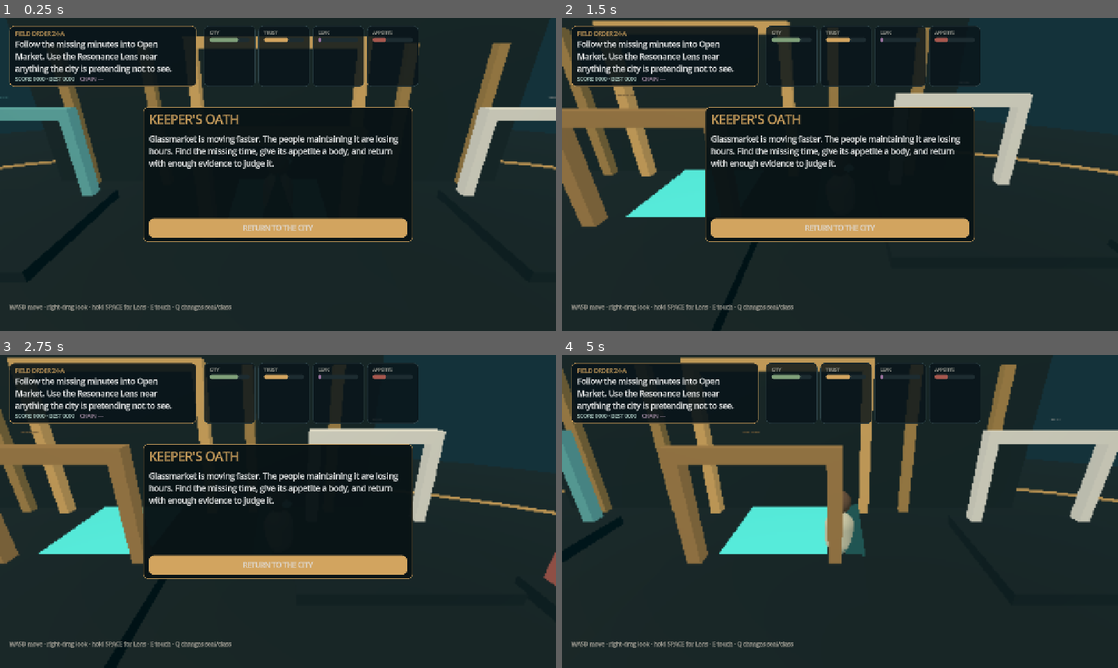
Above: before the commit, frames 1-4 (two rows, left to right).
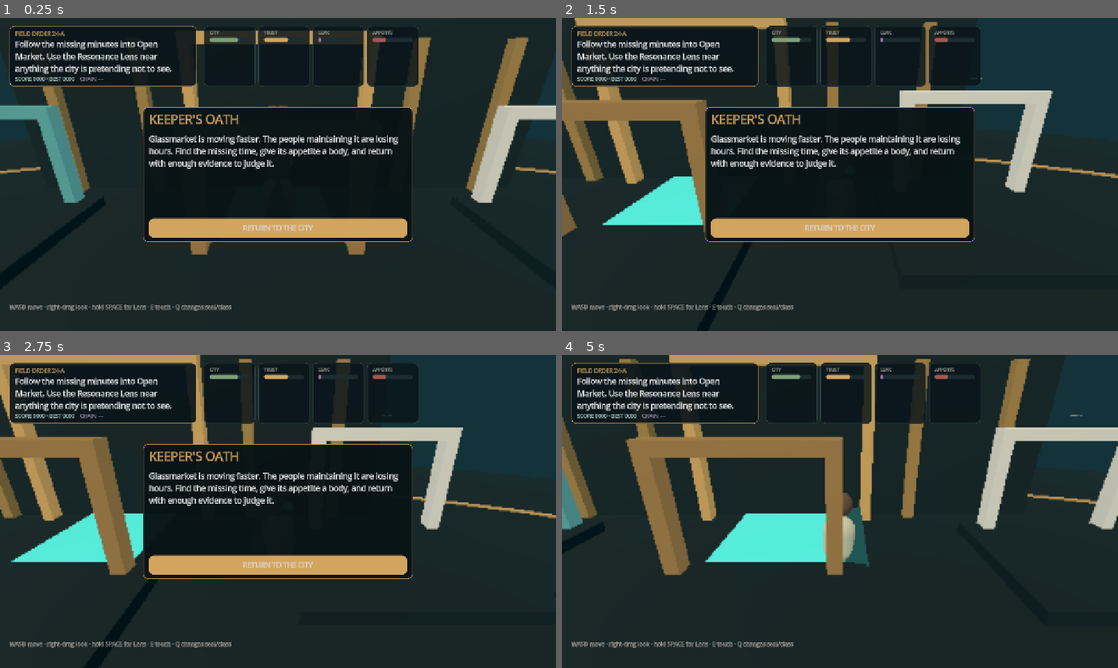
Above: after the commit, the same moments.

Repository: starsaintf/idea-zoo
Game: Godot game, scene res://scenes/main.tscn
Two runs of this game, one before a commit and one after it. Both use one fixed random seed, a clock stepped at 60 frames per second and the inputs below.
Inputs (mouse positions are in pixels of both pictures, inside the frame that each line leads up to):
- Up to frame 1 (0.25 s): no input
- Up to frame 2 (1.5 s): tap Enter at 0.5 s; move the mouse to (962, 158) at 0.52 s; hold D (move_right) 0.53-1.25 s; tap Q (cycle_seal) at 0.6 s; click (962, 158) at 0.67 s; drag from (728, 190) to (812, 237) at 1.27 s
- Up to frame 3 (2.75 s): tap Space (lens) at 2 s; move the mouse to (333, 442) at 2.02 s; hold D (move_right) from 2.03 s (still down); hold Space (lens) from 2.03 s (still down); click (333, 442) at 2.17 s
- Up to frame 4 (5 s): release D (move_right) at 2.75 s; release Space (lens) at 2.75 s; click "RETURN TO THE CITY" at 2.75 s; tap Enter at 3.5 s; drag from (812, 574) to (673, 464) at 3.52 s; tap Space (lens) at 4.25 s; move the mouse to (1006, 558) at 4.27 s; hold A (move_left) from 4.28 s (still down); tap Tab at 4.35 s; click (1006, 558) at 4.42 s

The runs differ from the first frame. In frame 1, 10% of the frame differs, in the area x 0-100%, y 4-87%; in frame 2, 11%; in frame 3, 12%; in frame 4, 17%, in the area x 0-100%, y 0-71%.

Commit message:
Fix mobile camera feel and clipping

Diff:
--- a/godot/scripts/player.gd
+++ b/godot/scripts/player.gd
@@ -7,7 +7,9 @@
 var move_vector = Vector2.ZERO
 var mobile_vector = Vector2.ZERO
 var camera_yaw = 0.0
-var camera_pitch = -0.42
+var camera_pitch = -0.38
+var camera_target_yaw = 0.0
+var camera_target_pitch = -0.38
 var move_speed = 6.2
 var threadway_speed = 9.2
 var lens_active = false
@@ -20,6 +22,12 @@
 var body_visual: Node3D
 var look_touch_index = -1
 var visual_time = 0.0
+var camera_smooth_speed = 11.5
+var touch_yaw_sensitivity = 0.00175
+var touch_pitch_sensitivity = 0.00135
+var mouse_yaw_sensitivity = 0.0032
+var mouse_pitch_sensitivity = 0.0025
+var camera_zone_bottom_ratio = 0.68
 
 func _ready():
 	name = "Keeper"
@@ -34,6 +42,7 @@
 	collision.shape = capsule
 	collision.position.y = 0.86
 	add_child(collision)
+
 	body_visual = Node3D.new()
 	body_visual.name = "KeeperVisual"
 	add_child(body_visual)
@@ -45,6 +54,7 @@
 	coat.position.y = 0.83
 	coat.material_override = _material(Color("#d9d0bd"))
 	body_visual.add_child(coat)
+
 	var head = MeshInstance3D.new()
 	var head_mesh = SphereMesh.new()
 	head_mesh.radius = 0.31
@@ -53,6 +63,7 @@
 	head.position.y = 1.74
 	head.material_override = _material(Color("#6d5141"))
 	body_visual.add_child(head)
+
 	var cloak = MeshInstance3D.new()
 	var cloak_mesh = PrismMesh.new()
 	cloak_mesh.size = Vector3(0.9, 1.4, 0.55)
@@ -61,6 +72,7 @@
 	cloak.rotation_degrees.x = -9
 	cloak.material_override = _material(Color("#18545a"), 0.28)
 	body_visual.add_child(cloak)
+
 	var lens = MeshInstance3D.new()
 	var lens_mesh = SphereMesh.new()
 	lens_mesh.radius = 0.13
@@ -73,15 +85,19 @@
 func _build_camera():
 	camera_pivot = Node3D.new()
 	camera_pivot.name = "CameraPivot"
-	camera_pivot.position.y = 1.45
+	camera_pivot.position.y = 1.55
 	add_child(camera_pivot)
+
 	spring_arm = SpringArm3D.new()
-	spring_arm.spring_length = 7.8
-	spring_arm.margin = 0.25
+	spring_arm.spring_length = 6.6
+	spring_arm.margin = 0.48
 	spring_arm.collision_mask = 1
 	camera_pivot.add_child(spring_arm)
+	spring_arm.add_excluded_object(get_rid())
+
 	camera = Camera3D.new()
-	camera.fov = 58.0
+	camera.fov = 60.0
+	camera.near = 0.12
 	camera.current = true
 	spring_arm.add_child(camera)
 	_apply_camera_rotation()
@@ -98,20 +114,29 @@
 
 func _unhandled_input(event):
 	if event is InputEventMouseMotion and Input.is_mouse_button_pressed(MOUSE_BUTTON_RIGHT):
-		camera_yaw -= event.relative.x * 0.004
-		camera_pitch = clamp(camera_pitch - event.relative.y * 0.003, -0.78, -0.18)
-		_apply_camera_rotation()
+		camera_target_yaw -= event.relative.x * mouse_yaw_sensitivity
+		camera_target_pitch = clamp(camera_target_pitch - event.relative.y * mouse_pitch_sensitivity, -0.64, -0.27)
 	elif event is InputEventScreenTouch:
-		if event.pressed and event.position.x > get_viewport().get_visible_rect().size.x * 0.42 and look_touch_index == -1:
+		var viewport_size = get_viewport().get_visible_rect().size
+		var in_camera_zone = event.position.x > viewport_size.x * 0.34 and event.position.y < viewport_size.y * camera_zone_bottom_ratio
+		if event.pressed and in_camera_zone and look_touch_index == -1:
 			look_touch_index = event.index
 		elif not event.pressed and event.index == look_touch_index:
 			look_touch_index = -1
 	elif event is InputEventScreenDrag and event.index == look_touch_index:
-		camera_yaw -= event.relative.x * 0.007
-		camera_pitch = clamp(camera_pitch - event.relative.y * 0.005, -0.78, -0.18)
-		_apply_camera_rotation()
-
-func _process(_delta):
+		var drag = event.relative
+		if drag.length() > 34.0:
+			drag = drag.normalized() * 34.0
+		camera_target_yaw -= drag.x * touch_yaw_sensitivity
+		camera_target_pitch = clamp(camera_target_pitch - drag.y * touch_pitch_sensitivity, -0.64, -0.27)
+
+func _process(delta):
+	var camera_blend = 1.0 - exp(-camera_smooth_speed * delta)
+	camera_yaw = lerp_angle(camera_yaw, camera_target_yaw, camera_blend)
+	camera_pitch = lerp(camera_pitch, camera_target_pitch, camera_blend)
+	_apply_camera_rotation()
+	_update_camera_obstruction(delta)
+
 	var keyboard_lens = Input.is_action_pressed("lens")
 	if keyboard_lens != lens_active and not DisplayServer.is_touchscreen_available():
 		set_lens(keyboard_lens)
@@ -119,6 +144,17 @@
 		interact_requested.emit()
 	if Input.is_action_just_pressed("cycle_seal"):
 		cycle_seal_requested.emit()
+
+func _update_camera_obstruction(delta: float):
+	if spring_arm == null or body_visual == null:
+		return
+	var hit_length = spring_arm.get_hit_length()
+	var close_camera = hit_length > 0.0 and hit_length < 1.75
+	body_visual.visible = not close_camera
+	var target_height = 2.15 if close_camera else 1.55
+	camera_pivot.position.y = lerp(camera_pivot.position.y, target_height, 1.0 - exp(-8.0 * delta))
+	var target_fov = 67.0 if close_camera else 60.0
+	camera.fov = lerp(camera.fov, target_fov, 1.0 - exp(-7.0 * delta))
 
 func _physics_process(delta):
 	visual_time += delta
